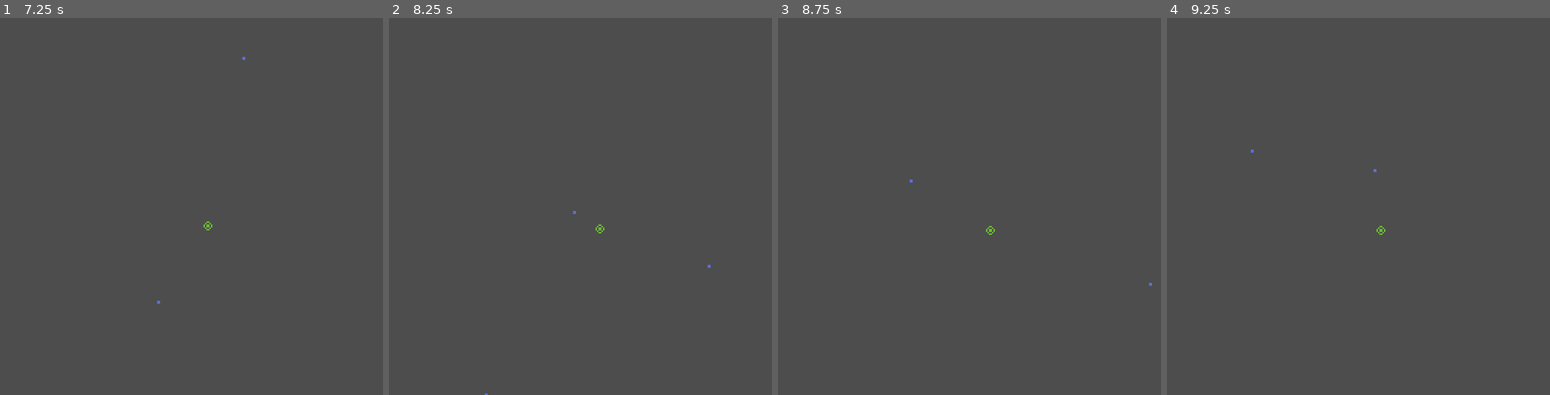
Above: before the commit, frames 1-4 (left to right).
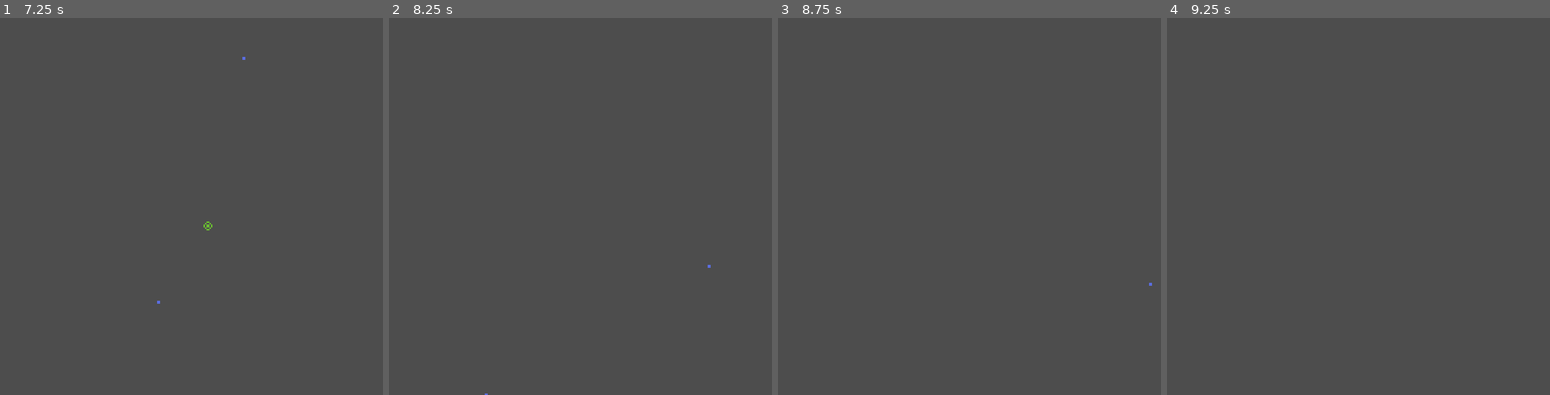
Above: after the commit, the same moments.

Repository: WinterAtne/Space-Pirate-Survival
Game: Godot game, scene res://scenes/levels/level.tscn
The game is run twice, just before and just after one commit, with the same random seed, the same clock (stepped at 60 frames per second) and the same inputs. This scene is started directly instead of the project's main scene.
Inputs (mouse positions are in pixels of both pictures, inside the frame that each line leads up to):
- Up to frame 1 (7.25 s): tap Enter at 0.5, 2.75, 4.25 s; move the mouse to (172, 281) at 0.52 s; hold Space (accelerate) 0.53-2.03 s; click (172, 281) at 0.6 s; move the mouse to (306, 259) at 1.27 s; click (306, 259) at 1.35 s; move the mouse to (76, 146) at 2.02 s; click (76, 146) at 2.1 s; move the mouse to (210, 202) at 2.77 s; click (210, 202) at 2.85 s; tap Space (accelerate) at 3.5 s; move the mouse to (134, 108) at 3.52 s; click (134, 108) at 3.6 s; move the mouse to (275, 183) at 4.27 s; hold Space (accelerate) from 4.28 s (still down); click (275, 183) at 4.35 s; move the mouse to (114, 221) at 5.02 s; click (114, 221) at 5.1 s; move the mouse to (229, 119) at 5.77 s; click (229, 119) at 5.85 s; move the mouse to (172, 281) at 6.52 s; click (172, 281) at 6.6 s
- Up to frame 2 (8.25 s): move the mouse to (695, 259) at 7.27 s; click (695, 259) at 7.35 s; move the mouse to (465, 146) at 8.02 s; release Space (accelerate) at 8.03 s; click (465, 146) at 8.1 s
- Up to frame 3 (8.75 s): no input
- Up to frame 4 (9.25 s): move the mouse to (1377, 202) at 8.77 s; click (1377, 202) at 8.85 s

Frame 1 is identical in both runs. In frame 2, less than 0.1% of the frame differs, in the area x 48-57%, y 51-58%; in frame 3, less than 0.1%; in frame 4, less than 0.1%, in the area x 21-58%, y 34-58%.

Commit message:
Added energy

Diff:
--- /dev/null
+++ b/scenes/energy.gd
@@ -0,0 +1,17 @@
+extends RigidBody2D
+class_name Energy
+
+@export var amount_of_energy : float = 4
+
+
+
+func damage() -> void:
+	queue_free()
+
+
+
+
+func _on_area_2d_body_entered(body):
+	if body is Player:
+		body.give_energy(amount_of_energy)
+		damage()
--- /dev/null
+++ b/scenes/energy.tscn
@@ -0,0 +1,27 @@
+[gd_scene load_steps=5 format=3 uid="uid://5tdvkgj8qdlv"]
+
+[ext_resource type="Script" path="res://scenes/energy.gd" id="1_504pb"]
+[ext_resource type="Texture2D" uid="uid://ds1s41wt7aao1" path="res://assets/sprites/energy.png" id="1_p56kk"]
+
+[sub_resource type="CircleShape2D" id="CircleShape2D_iutj6"]
+radius = 4.47214
+
+[sub_resource type="CircleShape2D" id="CircleShape2D_xtpup"]
+radius = 9.05539
+
+[node name="Energy" type="RigidBody2D"]
+lock_rotation = true
+script = ExtResource("1_504pb")
+
+[node name="Sprite2D" type="Sprite2D" parent="."]
+texture = ExtResource("1_p56kk")
+
+[node name="CollisionShape2D" type="CollisionShape2D" parent="."]
+shape = SubResource("CircleShape2D_iutj6")
+
+[node name="Area2D" type="Area2D" parent="."]
+
+[node name="CollisionShape2D" type="CollisionShape2D" parent="Area2D"]
+shape = SubResource("CircleShape2D_xtpup")
+
+[connection signal="body_entered" from="Area2D" to="." method="_on_area_2d_body_entered"]
--- a/scenes/hurtbox.gd
+++ b/scenes/hurtbox.gd
@@ -3,5 +3,5 @@
 func _on_body_entered(body) -> void:
 	#It can collide with itself so we need to make sure it doesn't
 	if body.has_method("damage") and not get_parent() == body:
-		await get_tree().physics_frame
+		await get_tree().process_frame
 		body.damage.call_deferred()
--- a/scenes/player.gd
+++ b/scenes/player.gd
@@ -1,8 +1,12 @@
 extends RigidBody2D
+class_name Player
 
 const acceleration : float = 5.0
 
 @export var torpedo : PackedScene
+
+@export var max_energy : float = 10
+@onready var current_energy : float = max_energy
 
 signal player_died
 
@@ -12,6 +16,7 @@
 	var facing : Vector2 = position.direction_to(mouse_position)
 
 	if Input.is_action_pressed("accelerate"):
+		give_energy(-0.01)
 		apply_central_force(facing * acceleration)
 
 
@@ -20,6 +25,7 @@
 
 
 func fire_torpedo(facing : Vector2) -> void:
+	give_energy(-1)
 	var instanced_torpedo = torpedo.instantiate()
 	get_parent().add_child(instanced_torpedo)
 	instanced_torpedo.position = facing * 10 + global_position;
@@ -30,3 +36,15 @@
 func damage() -> void:
 	player_died.emit()
 	queue_free()
+
+
+func give_energy(amount : int) -> void:
+	current_energy += amount
+	if 0 >= current_energy:
+		damage()
+
+	elif current_energy > max_energy:
+		current_energy = max_energy
+
+
+	print(current_energy)
--- a/scenes/player.tscn
+++ b/scenes/player.tscn
@@ -19,3 +19,5 @@
 shape = SubResource("RectangleShape2D_k2fau")
 
 [node name="GravityObject" parent="." instance=ExtResource("1_padlu")]
+
+[connection signal="body_entered" from="." to="." method="_on_body_entered"]
--- a/scenes/ship.gd
+++ b/scenes/ship.gd
@@ -1,6 +1,9 @@
 extends RigidBody2D
 
 @export var speed : float = 2000
+@export var drop : PackedScene
+
+var death_queued : bool = false
 
 func _choose_target(player_position : Vector2) -> void:
 	var force_direction : Vector2 = position.direction_to(-player_position)
@@ -12,4 +15,16 @@
 
 
 func damage() -> void:
+	if death_queued:
+		return
+
+	else:
+		death_queued = true
+
+
+	if drop:
+		var drop_inst : RigidBody2D = drop.instantiate()
+		drop_inst.global_position = global_position
+		get_parent().add_child.call_deferred(drop_inst)
+
 	queue_free()
--- a/scenes/ship.tscn
+++ b/scenes/ship.tscn
@@ -1,8 +1,9 @@
-[gd_scene load_steps=6 format=3 uid="uid://j7vqb66401co"]
+[gd_scene load_steps=7 format=3 uid="uid://j7vqb66401co"]
 
 [ext_resource type="Script" path="res://scenes/ship.gd" id="1_2oboe"]
 [ext_resource type="PackedScene" uid="uid://bvuiqs22t8vbo" path="res://scenes/gravity_object.tscn" id="1_fboxx"]
 [ext_resource type="Texture2D" uid="uid://bew35rdqjt7po" path="res://assets/sprites/ship.png" id="2_0tuav"]
+[ext_resource type="PackedScene" uid="uid://5tdvkgj8qdlv" path="res://scenes/energy.tscn" id="2_j0a0d"]
 [ext_resource type="PackedScene" uid="uid://cgkbeytfggb7p" path="res://scenes/hurtbox.tscn" id="4_amvcd"]
 
 [sub_resource type="CircleShape2D" id="CircleShape2D_y4a83"]
@@ -10,6 +11,7 @@
 
 [node name="Ship" type="RigidBody2D"]
 script = ExtResource("1_2oboe")
+drop = ExtResource("2_j0a0d")
 
 [node name="Sprite" type="Sprite2D" parent="."]
 texture = ExtResource("2_0tuav")
Binary file added: assets/sprites/energy.png
Not shown, added: assets/sprites/energy.png.import
